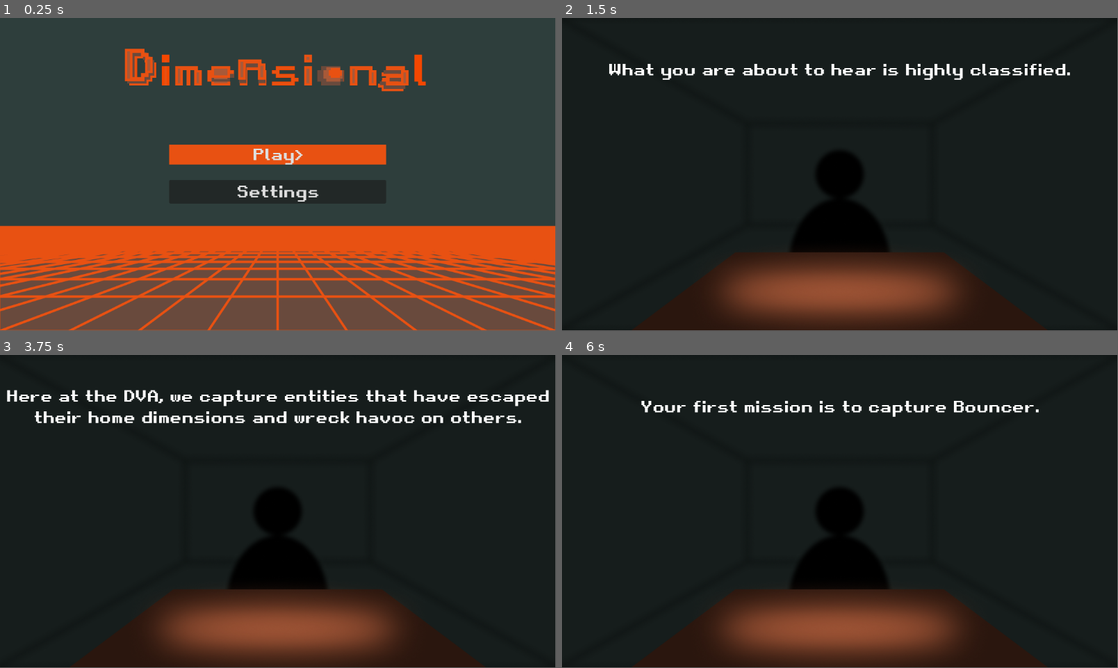
Above: before the commit, frames 1-4 (two rows, left to right).
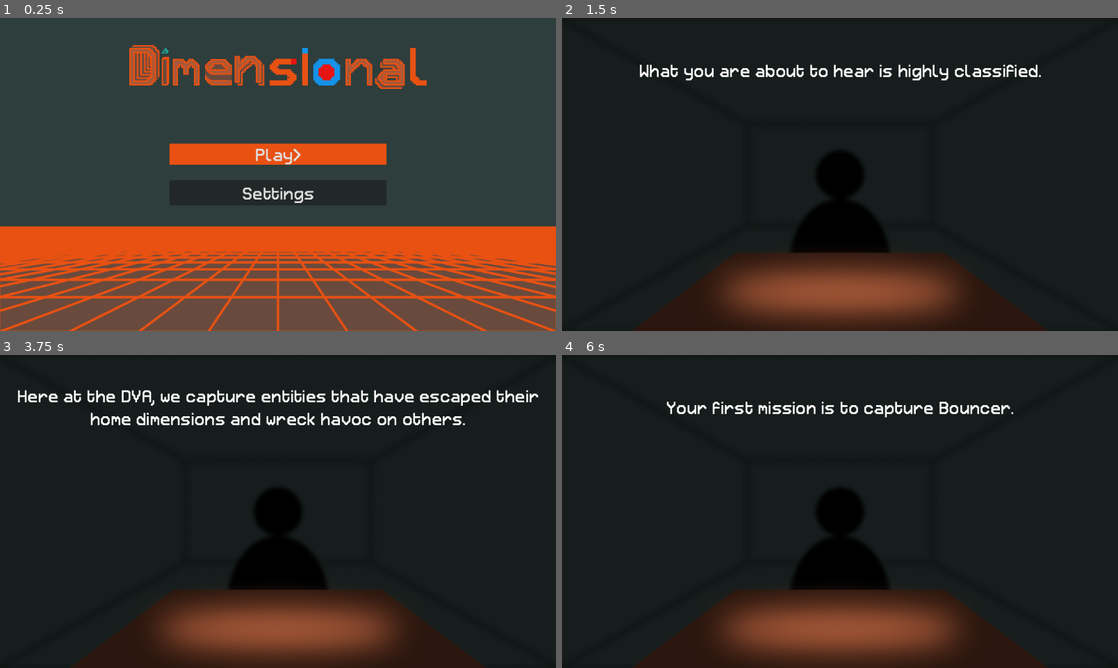
Above: after the commit, the same moments.

Repository: PhyoTP/dimensional
Game: Godot game, scene res://StartMenu.tscn
Same seed, same stepped clock (60 frames per second), same inputs: the game is played once before the commit and once after it.
Inputs (mouse positions are in pixels of both pictures, inside the frame that each line leads up to):
- Up to frame 1 (0.25 s): no input
- Up to frame 2 (1.5 s): click "Play>" at 0.5 s; tap Enter (ui_accept) at 1.25 s; move the mouse to (962, 158) at 1.27 s; hold Right (ui_right) from 1.28 s (still down); click (962, 158) at 1.42 s
- Up to frame 3 (3.75 s): tap Enter (ui_accept) at 1.52, 2, 2.27, 2.75, 3.5 s; move the mouse to (166, 527) at 2.02 s; release Right (ui_right) at 2.03 s; hold Down (ui_down) 2.03-2.78 s; move the mouse to (333, 442) at 2.77 s; hold Right (ui_right) 2.78-3.53 s; move the mouse to (250, 574) at 3.52 s; hold Up (ui_up) from 3.53 s (still down); click (250, 574) at 3.67 s
- Up to frame 4 (6 s): tap Enter (ui_accept) at 3.77, 4.25, 4.52, 5, 5.27 s; move the mouse to (1006, 558) at 4.27 s; release Up (ui_up) at 4.28 s; hold Left (ui_left) 4.28-5.78 s; move the mouse to (673, 464) at 5.02 s; move the mouse to (867, 511) at 5.77 s; hold Down (ui_down) from 5.78 s (still down); click (867, 511) at 5.92 s
In our replay, the window is 799x449 before the commit and 800x450 after it. These sizes can differ from the game's own. Grey fills any space a smaller window leaves; there, only what the larger window draws over its background counts as a difference.

The runs differ from the first frame. In frame 1, 10% of the frame differs, in the area x 0-100%, y 0-100%; in frame 2, 1.9%; in frame 3, 4.0%; in frame 4, 1.5%.

Commit message:
add build, new font and new background

Diff:
--- a/StartMenu.tscn
+++ b/StartMenu.tscn
@@ -2,7 +2,7 @@
 
 [ext_resource type="Theme" uid="uid://b7y18yllnp2n1" path="res://maintheme.tres" id="1_ufv5y"]
 [ext_resource type="Script" uid="uid://cdc4io4mkv34e" path="res://start_menu.gd" id="2_ufv5y"]
-[ext_resource type="Texture2D" uid="uid://d0qe1kw1iswm0" path="res://Start(1).png" id="3_0d5ky"]
+[ext_resource type="Texture2D" uid="uid://cwf7urdt1dxqf" path="res://Start(4).png" id="3_0d5ky"]
 
 [node name="Control" type="Control"]
 layout_mode = 3
@@ -39,7 +39,7 @@
 theme_override_font_sizes/font_size = 32
 text = "Settings"
 
-[node name="Start(1)" type="Sprite2D" parent="."]
+[node name="StartBackground" type="Sprite2D" parent="."]
 z_index = -1
 position = Vector2(576, 324)
 texture = ExtResource("3_0d5ky")
--- a/maintheme.tres
+++ b/maintheme.tres
@@ -1,6 +1,6 @@
 [gd_resource type="Theme" load_steps=3 format=3 uid="uid://b7y18yllnp2n1"]
 
-[ext_resource type="FontFile" uid="uid://dbosyxwmsewxo" path="res://Retro Gaming.ttf" id="1_7o5h2"]
+[ext_resource type="FontFile" uid="uid://u75gsiwnpb5b" path="res://Retron2000.ttf" id="1_7o5h2"]
 
 [sub_resource type="StyleBoxFlat" id="StyleBoxFlat_7o5h2"]
 bg_color = Color(0.909804, 0.317647, 0.0705882, 1)
--- a/project.godot
+++ b/project.godot
@@ -14,6 +14,10 @@
 run/main_scene="uid://bk0io3res41qx"
 config/features=PackedStringArray("4.4", "GL Compatibility")
 config/icon="res://icon.svg"
+
+[display]
+
+window/stretch/mode="viewport"
 
 [editor]
 
--- a/winscene.tscn
+++ b/winscene.tscn
@@ -11,6 +11,7 @@
 grow_vertical = 2
 
 [node name="Label" type="Label" parent="."]
+layout_mode = 0
 offset_right = 1152.0
 offset_bottom = 648.0
 theme = ExtResource("1_p4ba2")
Binary file added: Retron2000.ttf
Not shown, added: Retron2000.ttf.import
Binary file added: Start(4).png
Not shown, added: Start(4).png.import
Not shown, added: build/index.apple-touch-icon.png.import
Not shown, added: build/index.icon.png.import
Not shown, added: build/index.png.import
Not shown, changed: export_presets.cfg
Not shown, added: build.zip
Not shown, added: build/index.apple-touch-icon.png
Not shown, added: build/index.audio.position.worklet.js
Not shown, added: build/index.audio.worklet.js
(and 6 more such lines)
